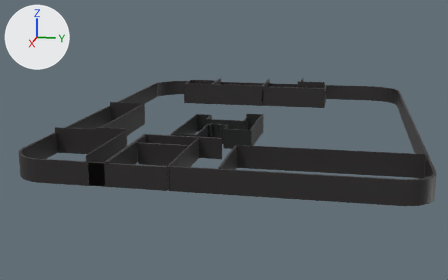
What one commit did to the glTF model urdf/wall.glb.
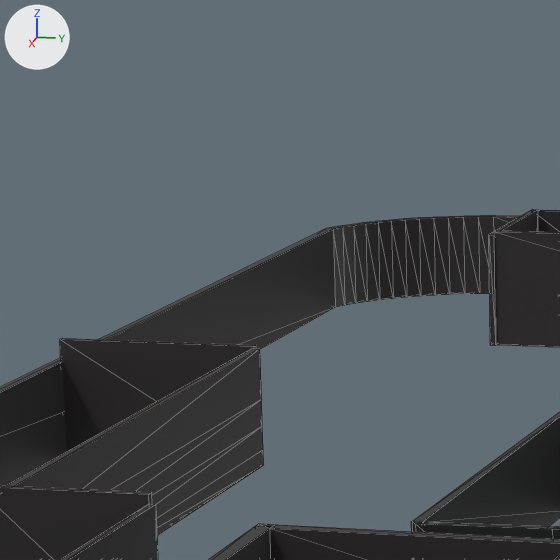
Each version is shown whole from a camera (50 mm lens) standing at (68.2, 7.2, 15.8) and looking at (1.2, -6.2, -1.0), then close up on the part from 22% to 44% of the width and 16% to 50% of the height. The lights are fixed; the arrows at upper left show +X, +Y and +Z. The close-ups show mesh edges as thin lines. Where no turn or scale is listed for an object, it has been applied to the vertices. Vertices at the same position are counted once.

The older version as bpy lines, for what is in view:
```python
me_cube = bpy.data.meshes.new('Cube')
me_cube.from_pydata(...)  # 236 vertices, 468 faces; spans x -1.04..9.63, y -6.92..0.86, z -1.37..1.0
me_cube.materials.append(mat_material_002)  # black #1c1d1d
me_cube_001 = bpy.data.meshes.new('Cube.001')
me_cube_001.from_pydata(...)  # 504 vertices, 802 faces; spans x -37.6..7.9, y -8.2..26.7, z -1.1..1.9
me_cube_001.materials.append(mat_material_003)  # black #282525
ob_cube = bpy.data.objects.new('Cube', me_cube)
ob_cube.location = (1.57, -2.7, 1.05)
ob_cube_001 = bpy.data.objects.new('Cube.001', me_cube_001)
ob_cube_001.location = (14.9, -12.5, 1.11)
```
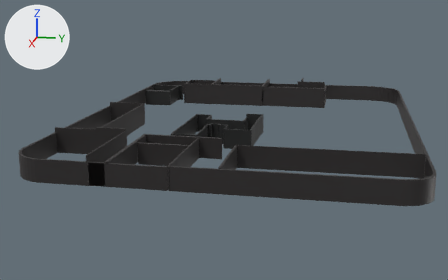
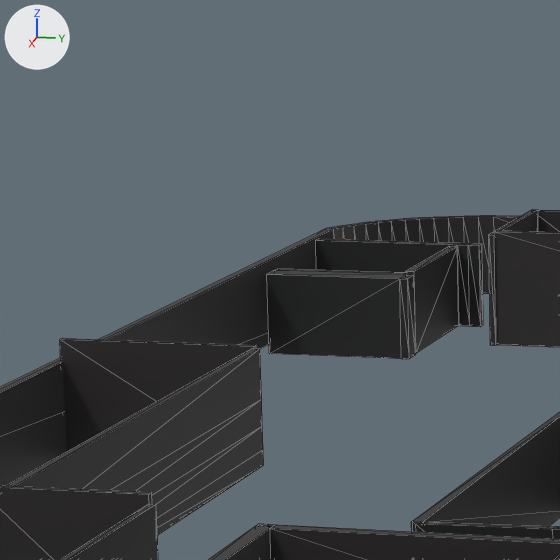
Boxes (x1, y1, x2, y2) around the edits, measured in the close-ups (560 x 560 px):
'Cube', reshaped
    before: (412, 412, 560, 539)
    after: (267, 239, 560, 539)
part 1 of me_cube, added (black)
    after: (406, 246, 459, 353)
part 2 of me_cube, added (black)
    after: (316, 239, 483, 327)
part 3 of me_cube, added (black)
    after: (267, 269, 416, 359)

The edits, one by one:
me_cube is used by ob_cube; location (1.57, -2.7, 1.05).
me_cube had 236 vertices, 468 faces and spanned x -1.04..9.63, y -6.92..0.86, z -1.37..1.0.
me_cube now has 276 vertices, 536 faces and spans x -19.98..9.63, y -17.82..0.86, z -1.37..1.0.
me_cube part 1: a new loose piece, a box spanning x -19.72..-15.81, y -14.34..-14.13, z -1.13..0.86, in mat_material_002 (black #1c1d1d).
me_cube part 2: a new loose piece of 16 vertices spanning x -19.98..-19.72, y -17.82..-13.57, z -1.15..0.91, in mat_material_002 (black #1c1d1d).
me_cube part 3: a new loose piece of 16 vertices spanning x -16.12..-15.29, y -17.65..-14.14, z -1.17..0.76, in mat_material_002 (black #1c1d1d).
